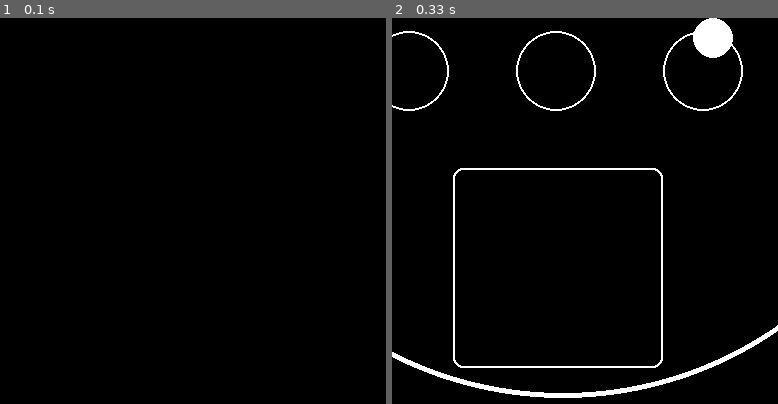
Above: before the commit, frames 1-2 (left to right).
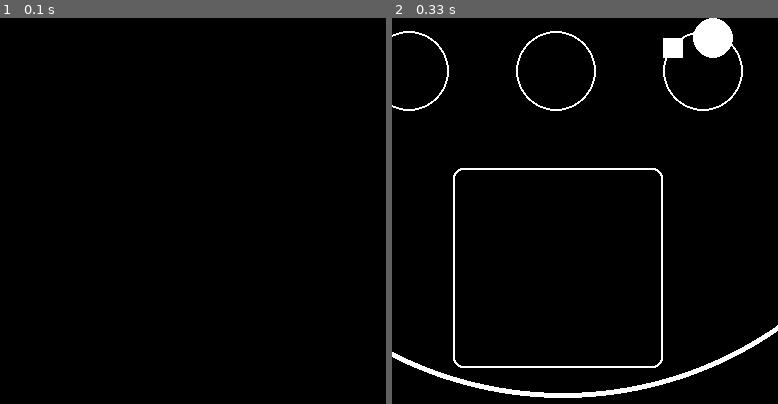
Above: after the commit, the same moments.

Repository: Jakub93-vim/PyGame
Game: pygame game, started from Quarto Game.py
Same seed, same stepped clock (60 frames per second), same inputs: the game is played once before the commit and once after it.
Inputs:
- Up to frame 1 (0.1 s): no input
- Up to frame 2 (0.33 s): no input
The pictures show only the part of the screen within x 28-78%, y 50-100%; the shares and areas given below are measured in that part.

Frame 1 is identical in both runs. In frame 2, 0.2% of the frame differs, in the area x 70-76%, y 5-11%.

Commit message:
Quarto Game

Diff:
--- a/Quarto Game.py
+++ b/Quarto Game.py
@@ -20,14 +20,20 @@
 
         if self.shape == 'circle':
             pygame.draw.circle(surface, self.color, self.position, 20)
-
+        if self.shape == 'rect':
+            pygame.draw.rect(surface, self.color, self.position)
     def select(self):
         pass
     def move(self):
         pass
 
+tokens = []
+
 Black_1 = Token('circle', (255,255,255), False, (550,420))
+Black_2 = Token('rect', (255,255,255), False, (500,420,20,20))
 
+tokens.append(Black_1)
+tokens.append(Black_2)
 
 def drawGamefield(surface):
 
@@ -46,7 +52,8 @@
 def redrawWindow():
 
     drawGamefield(win)
-    Black_1.draw(win)
+    for i in tokens:
+        i.draw(win)
     pygame.display.update()
 
 def mainLoop ():
